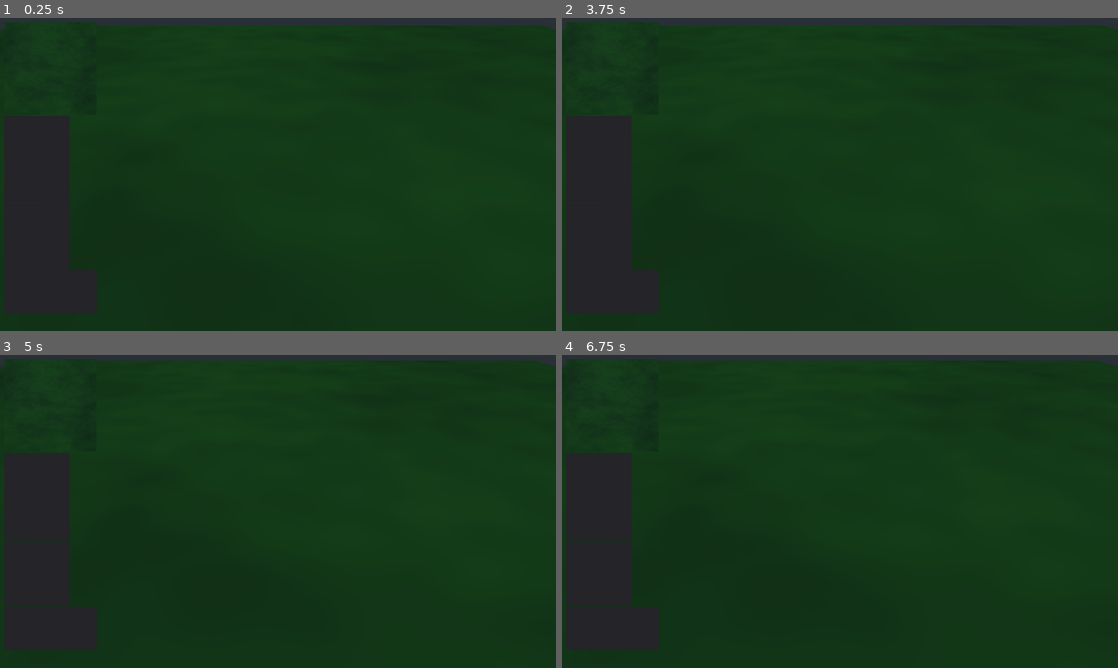
Above: before the commit, frames 1-4 (two rows, left to right).
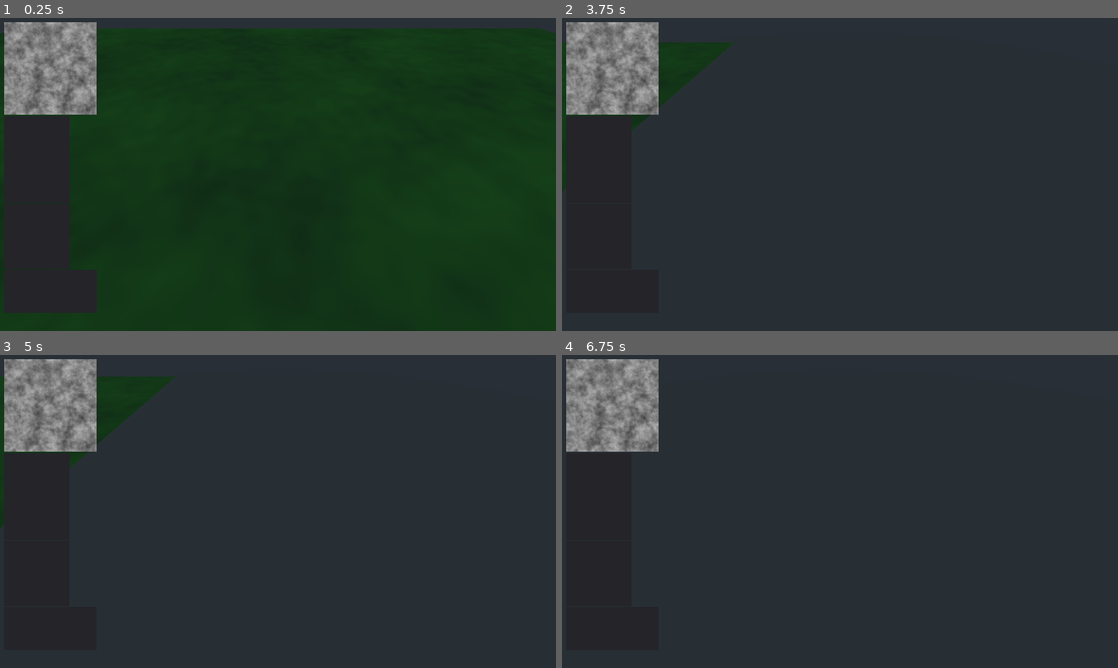
Above: after the commit, the same moments.

Repository: Daverinoe/Simple-RTS
Game: Godot game, scene res://Scenes/game.tscn
Same seed, same stepped clock (60 frames per second), same inputs: the game is played once before the commit and once after it.
Inputs (mouse positions are in pixels of both pictures, inside the frame that each line leads up to):
- Up to frame 1 (0.25 s): no input
- Up to frame 2 (3.75 s): click (612, 68) at 0.5 s; click (612, 68) at 1.25 s; click (612, 68) at 2 s; tap Enter at 2.75 s; move the mouse to (962, 158) at 2.77 s; hold Middle mouse button (scrollMouseMiddleButton) 2.78-3.53 s; click (962, 158) at 3.05 s; tap Space at 3.5 s; move the mouse to (728, 190) at 3.52 s; click (728, 190) at 3.6 s
- Up to frame 3 (5 s): tap Middle mouse button (scrollMouseMiddleButton) at 3.8 s; tap Enter at 4.25 s; move the mouse to (333, 442) at 4.27 s; press the mouse at (333, 442) at 4.28 s; tap Down (scrollDown) at 4.35 s
- Up to frame 4 (6.75 s): tap Space at 5, 6.5 s; move the mouse to (812, 574) at 5.02 s; release the mouse at (812, 574) at 5.03 s; tap Left (scrollLeft) at 5.1 s; click (812, 574) at 5.17 s; tap Middle mouse button (scrollMouseMiddleButton) at 5.3 s; tap Enter at 5.75 s; move the mouse to (1006, 558) at 5.77 s; hold Middle mouse button (scrollMouseMiddleButton) 5.78-6.53 s; click (1006, 558) at 6.05 s; move the mouse to (673, 464) at 6.52 s; tap Right (scrollRight) at 6.6 s; click (673, 464) at 6.67 s

The runs differ from the first frame. In frame 1, 5.7% of the frame differs, in the area x 0-100%, y 1-31%; in frame 2, 88%; in frame 3, 88%; in frame 4, 90%, in the area x 0-100%, y 1-100%.
Error after the commit: Invalid get index 'position' (on base: 'InputEventKey'). (res://Scripts/UI/minimap.gd:29)

Commit message:
Added minimap
Minimap has auto texturing
Can click on minimap to move camera

Diff:
--- a/Scenes/Levels/testLevel.tscn
+++ b/Scenes/Levels/testLevel.tscn
@@ -1,8 +1,10 @@
-[gd_scene load_steps=7 format=2]
+[gd_scene load_steps=8 format=2]
+
+[ext_resource path="res://Scripts/Levels/testLevel.gd" type="Script" id=1]
 
 [sub_resource type="BoxShape" id=1]
 
-[sub_resource type="CubeMesh" id=2]
+[sub_resource type="PlaneMesh" id=9]
 
 [sub_resource type="OpenSimplexNoise" id=5]
 seed = 11
@@ -21,6 +23,8 @@
 [sub_resource type="BoxShape" id=3]
 
 [node name="level" type="Spatial"]
+script = ExtResource( 1 )
+mapMeshPath = NodePath("ground/MeshInstance")
 
 [node name="cameraBounds" type="Spatial" parent="."]
 
@@ -59,8 +63,7 @@
 [node name="ground" type="Spatial" parent="."]
 
 [node name="MeshInstance" type="MeshInstance" parent="ground"]
-transform = Transform( 100, 0, 0, 0, 1, 0, 0, 0, 100, 0, 0, 0 )
-mesh = SubResource( 2 )
+mesh = SubResource( 9 )
 skeleton = NodePath("StaticBody")
 material/0 = SubResource( 4 )
 
--- a/Scenes/game.tscn
+++ b/Scenes/game.tscn
@@ -55,6 +55,7 @@
 margin_right = 300.0
 mouse_filter = 2
 script = ExtResource( 3 )
+levelPath = NodePath("../../../../../../level")
 
 [node name="mapButton" type="TextureButton" parent="control/ui/HBoxContainer/VBoxContainer/mapContainer/minimap"]
 margin_right = 500.0
@@ -63,6 +64,9 @@
 size_flags_vertical = 4
 texture_normal = ExtResource( 6 )
 expand = true
+__meta__ = {
+"_edit_use_anchors_": false
+}
 
 [node name="unitContainer" type="MarginContainer" parent="control/ui/HBoxContainer/VBoxContainer"]
 margin_top = 4.0
@@ -266,7 +270,7 @@
 enabled = true
 cast_to = Vector3( 0, -1000, 0 )
 
-[connection signal="button_down" from="control/ui/HBoxContainer/VBoxContainer/mapContainer/minimap/mapButton" to="control/ui/HBoxContainer/VBoxContainer/mapContainer/minimap" method="_on_mapButton_button_down"]
+[connection signal="minimap_clicked" from="control/ui/HBoxContainer/VBoxContainer/mapContainer/minimap" to="cameraBall" method="_on_minimap_minimap_clicked"]
 [connection signal="gui_input" from="control/ui/HBoxContainer/VBoxContainer/mapContainer/minimap/mapButton" to="control/ui/HBoxContainer/VBoxContainer/mapContainer/minimap" method="_on_mapButton_gui_input"]
 [connection signal="mouse_entered" from="control/scrollBoundaries/topMargin/top" to="cameraBall" method="_on_top_mouse_entered"]
 [connection signal="mouse_exited" from="control/scrollBoundaries/topMargin/top" to="cameraBall" method="_on_top_mouse_exited"]
--- /dev/null
+++ b/Scripts/Levels/testLevel.gd
@@ -0,0 +1,12 @@
+extends Spatial
+
+export(int, 0, 600) var mapHeight : int = 200
+export(int, 0, 600) var mapWidth : int = 200
+
+export(NodePath) onready var mapMeshPath : NodePath
+onready var mapMesh = get_node(mapMeshPath)
+
+# Called when the node enters the scene tree for the first time.
+func _ready() -> void:
+	mapMesh.mesh.size.x = mapWidth
+	mapMesh.mesh.size.y = mapHeight
--- a/Scripts/UI/minimap.gd
+++ b/Scripts/UI/minimap.gd
@@ -4,16 +4,41 @@
 
 var isPressed : bool = false
 
+export(NodePath) onready var levelPath : NodePath
+onready var level = get_node(levelPath)
+
+signal minimap_clicked(clickPosition)
+
+onready var sideLength = floor(resolution.x / 6);
+
 func _ready() -> void:
 	# Set various sizes
-	var sideLength = floor(resolution.x / 6);
 	self.rect_min_size = Vector2(sideLength, sideLength)
 
 	get_node("mapButton").rect_size = Vector2(sideLength, sideLength)
+	set_texture()
+
+
+func set_texture() -> void:
+	var levelTexture = level.get_node("ground/MeshInstance").get_active_material(0).albedo_texture
+	get_node("mapButton").texture_normal = levelTexture
+
 
 func _on_mapButton_gui_input(event: InputEvent) -> void:
-	print(event)
+	if Input.is_action_pressed("clickSelect"):
+		emit_signal("minimap_clicked", _createMapping(get_node("mapButton").rect_position, event.position))
 
+func _createMapping(mapPosition : Vector2, input : Vector2) -> Vector2:
+	var miniX = Vector2(mapPosition.x, mapPosition.x + sideLength)
+	var miniY = Vector2(mapPosition.y, mapPosition.y + sideLength)
 
-func _on_mapButton_button_down() -> void:
-	print("event")
+	var levelX = Vector2(-level.mapHeight/2, level.mapHeight/2)
+	var levelY = Vector2(-level.mapWidth/2, level.mapWidth/2)
+
+	var xSlope = 1.0 * (levelX.y - levelX.x) / (miniX.y - miniX.x)
+	var xOut = levelX.x + xSlope * (input.x - miniX.x)
+
+	var ySlope = 1.0 * (levelY.y - levelY.x) / (miniY.y - miniY.x)
+	var yOut = levelY.x + ySlope * (input.y - miniY.x)
+
+	return Vector2(xOut, yOut)
--- a/Scripts/camera.gd
+++ b/Scripts/camera.gd
@@ -26,16 +26,16 @@
 	# Do middle-mouse button movement first, for reasons?
 	# This happens once 'move_map' is pressed
 	# Middle mouse movement is broken until I can test for collisions through code
-#	if Input.is_action_just_pressed("scrollMouseMiddleButton"):
-#		var ref = get_viewport().get_mouse_position()
-#		originalMousePosition = ref
-#		originalCameraPosition = transform.origin
-#		mouseCameraMove = true
-#	elif Input.is_action_just_released("scrollMouseMiddleButton"):
-#		mouseCameraMove = false
+	if Input.is_action_just_pressed("scrollMouseMiddleButton"):
+		var ref = get_viewport().get_mouse_position()
+		originalMousePosition = ref
+		originalCameraPosition = transform.origin
+		mouseCameraMove = true
+	elif Input.is_action_just_released("scrollMouseMiddleButton"):
+		mouseCameraMove = false
 	# This happens while 'move_map' is pressed
-#	if Input.is_action_pressed("scrollMouseMiddleButton"):
-#		_do_mouse_movement()
+	if Input.is_action_pressed("scrollMouseMiddleButton"):
+		_do_mouse_movement()
 
 	if Input.is_action_just_released("mouseScrollDown"):
 		_set_zoom(false)
@@ -80,6 +80,11 @@
 #	$RayCast.force_raycast_update()
 	var rayCollisionPoint = $RayCast.get_collision_point()
 	self.transform.origin.y = rayCollisionPoint.y + heightAboveTerrain
+
+
+func _on_minimap_minimap_clicked(clickPosition) -> void:
+	transform.origin.x = clickPosition.x
+	transform.origin.z = clickPosition.y
 
 
 # Should probably replace this with just a check through code, but this came
--- a/project.godot
+++ b/project.godot
@@ -56,6 +56,11 @@
 "events": [ Object(InputEventMouseButton,"resource_local_to_scene":false,"resource_name":"","device":0,"alt":false,"shi …(212 unchanged characters)…
  ]
 }
+clickSelect={
+"deadzone": 0.5,
+"events": [ Object(InputEventMouseButton,"resource_local_to_scene":false,"resource_name":"","device":0,"alt":false,"shift":false,"control":false,"meta":false,"command":false,"button_mask":0,"position":Vector2( 0, 0 ),"global_position":Vector2( 0, 0 ),"factor":1.0,"button_index":1,"pressed":false,"doubleclick":false,"script":null)
+ ]
+}
 
 [physics]
 
